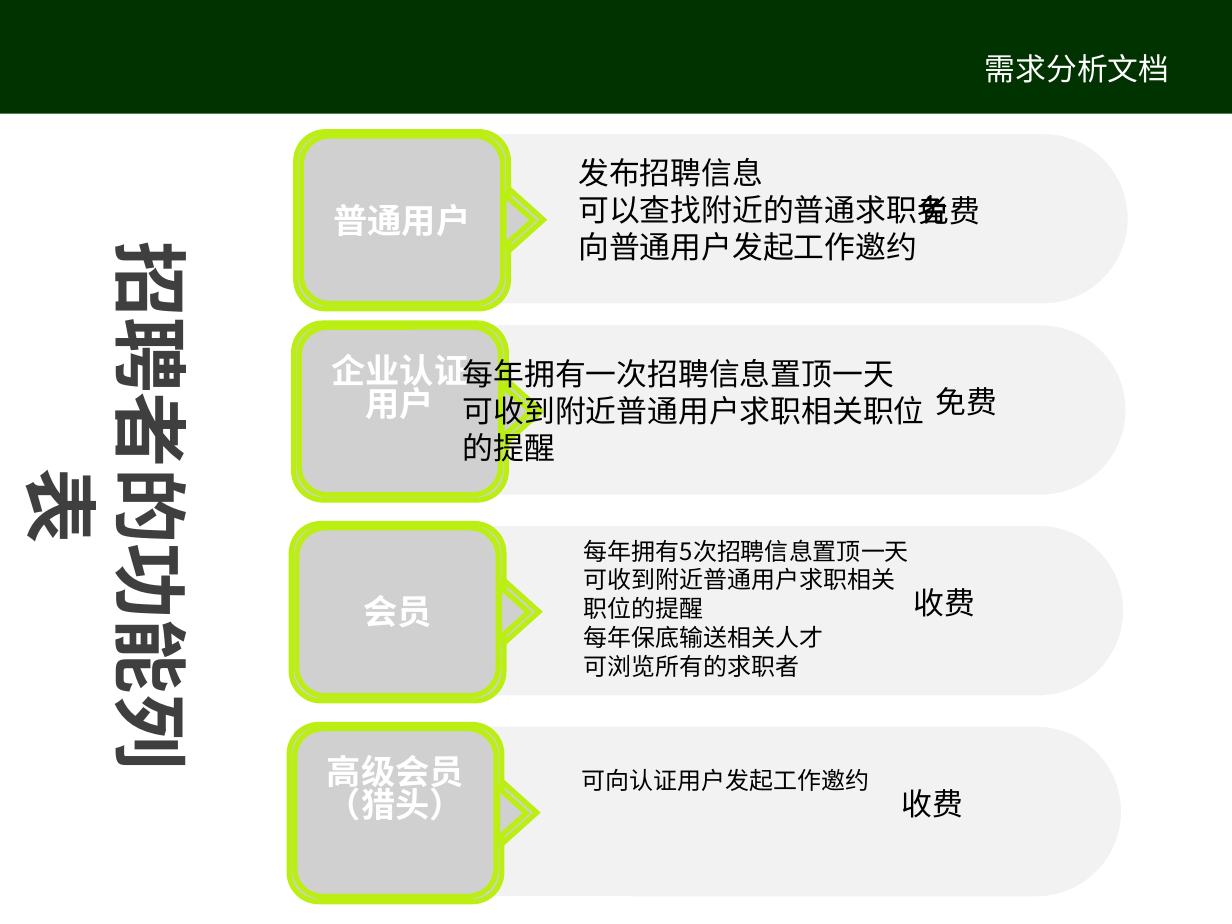
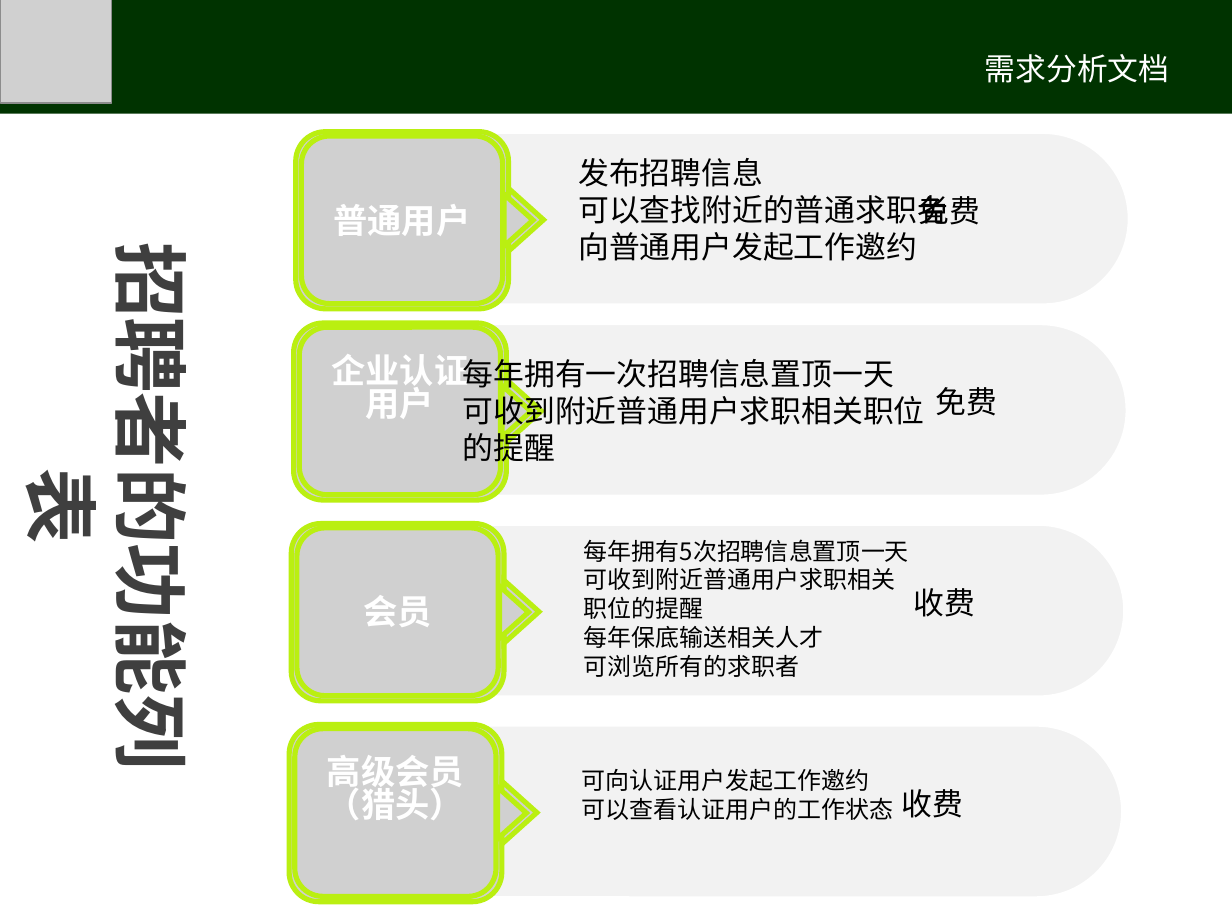
Before and after one commit to libai/doc, a slide deck: slide 6 of ppt/需求分析.ppt (slide 4 before the commit). Drawn at 1232x924 pixels with LibreOffice and Linux fonts; fonts in the diff are those of the drawing; grey boxes stand for pictures; background and template pictures are left out. Boxes give left, top, right and bottom in pixels: in the first picture for what was removed or moved away, otherwise in the second. Text is boxed around its words. In the diff, an @@ line names an element or a change of style, - is before the commit and + after.

```diff
--- a/ppt/需求分析.ppt
+++ b/ppt/需求分析.ppt
@@ picture added at (0, 0, 111, 102) @@
@@ text at (581, 797, 893, 820): paragraph added @@
+可以查看认证用户的工作状态
```
Also in this commit, not shown: 5 other slides changed, 5 slides added, 1 other file.
